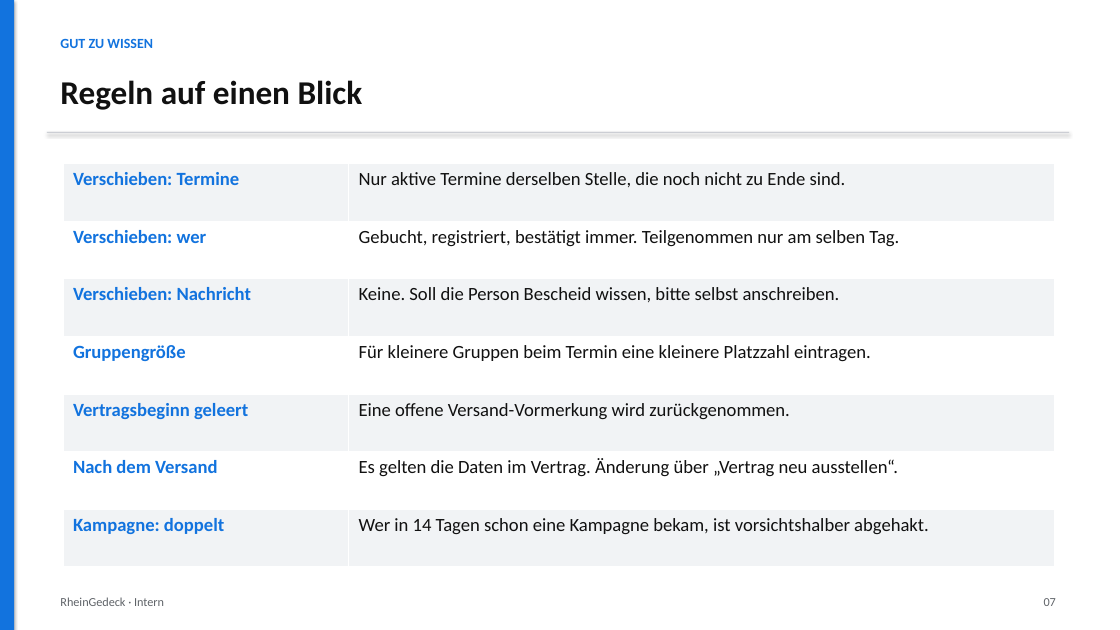
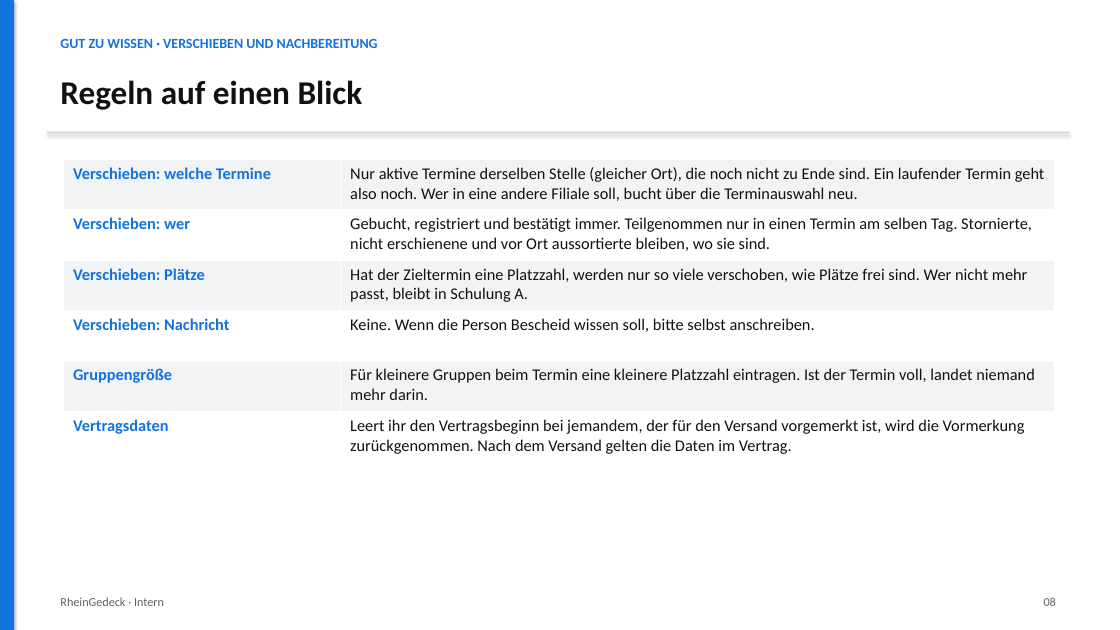
Before and after one commit to martin3r-me/platforms-recruiting, a slide deck: slide 8 of docs/anleitungen/folien/2026-10-08-schulungstermine-umplanen.pptx (slide 7 before the commit). Drawn at 1120x630 pixels with LibreOffice and Linux fonts; fonts in the diff are those of the drawing. Boxes give left, top, right and bottom in pixels: in the first picture for what was removed or moved away, otherwise in the second. Text is boxed around its words. In the diff, an @@ line names an element or a change of style, - is before the commit and + after.

```diff
--- a/docs/anleitungen/folien/2026-10-08-schulungstermine-umplanen.pptx
+++ b/docs/anleitungen/folien/2026-10-08-schulungstermine-umplanen.pptx
@@ text at <box>60,39,378,48</box>: text changed @@
-GUT ZU WISSEN
+GUT ZU WISSEN · VERSCHIEBEN UND NACHBEREITUNG
@@ table at <box>63,160,1054,462</box> @@
-row 1: Verschieben: Termine | Nur aktive Termine derselben Stelle, die noch nicht zu Ende sind.
-row 2: Verschieben: wer | Gebucht, registriert, bestätigt immer. Teilgenommen nur am selben Tag.
-row 3: Verschieben: Nachricht | Keine. Soll die Person Bescheid wissen, bitte selbst anschreiben.
-row 4: Gruppengröße | Für kleinere Gruppen beim Termin eine kleinere Platzzahl eintragen.
-row 5: Vertragsbeginn geleert | Eine offene Versand-Vormerkung wird zurückgenommen.
-row 6: Nach dem Versand | Es gelten die Daten im Vertrag. Änderung über „Vertrag neu ausstellen“.
-row 7: Kampagne: doppelt | Wer in 14 Tagen schon eine Kampagne bekam, ist vorsichtshalber abgehakt.
+row 1: Verschieben: welche Termine | Nur aktive Termine derselben Stelle (gleicher Ort), die noch nicht zu Ende sind. Ein laufender Termin geht also noch. Wer in eine andere Filiale soll, bucht über die Terminauswahl neu.
+row 2: Verschieben: wer | Gebucht, registriert und bestätigt immer. Teilgenommen nur in einen Termin am selben Tag. Stornierte, nicht erschienene und vor Ort aussortierte bleiben, wo sie sind.
+row 3: Verschieben: Plätze | Hat der Zieltermin eine Platzzahl, werden nur so viele verschoben, wie Plätze frei sind. Wer nicht mehr passt, bleibt in Schulung A.
+row 4: Verschieben: Nachricht | Keine. Wenn die Person Bescheid wissen soll, bitte selbst anschreiben.
+row 5: Gruppengröße | Für kleinere Gruppen beim Termin eine kleinere Platzzahl eintragen. Ist der Termin voll, landet niemand mehr darin.
+row 6: Vertragsdaten | Leert ihr den Vertragsbeginn bei jemandem, der für den Versand vorgemerkt ist, wird die Vormerkung zurückgenommen. Nach dem Versand gelten die Daten im Vertrag.
@@ table: place and size @@
-table at <box>63,164,1054,567</box>
+table at <box>63,160,1054,462</box>
@@ text at <box>1044,597,1056,606</box>: text changed @@
-07
+08
```
Also in this commit, not shown: 6 other slides changed, 2 slides added, 1 other file.
